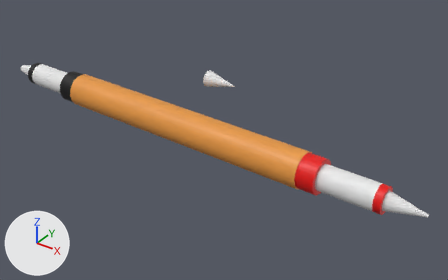
Before and after pictures for a commit that changed the Blender file pen.blend.
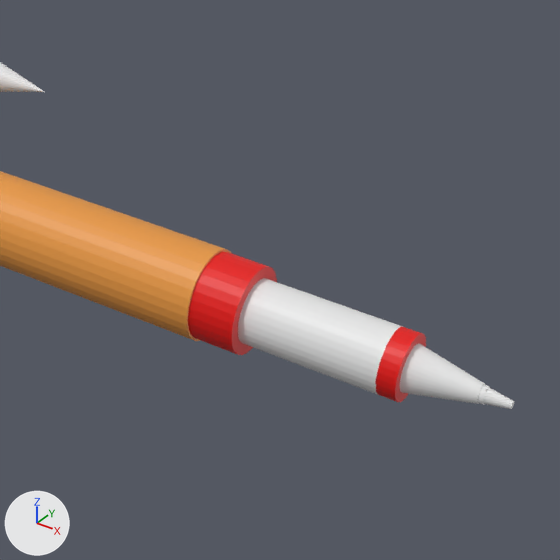
Each version appears first whole from a 50 mm camera at (0.1006, -0.1176, 0.0845) aimed at (0.0094, 0.008, -0.0052), and next in a close-up on the part from 48% to 100% of the width and 17% to 100% of the height. Lighting does not change. The marker at lower left points along +X, +Y and +Z.

The first close-up shows '2nd red ring', 'Cone.001', 'Red Ring', 'Red Spotted', 'Wood cylinder', 'red cone'.
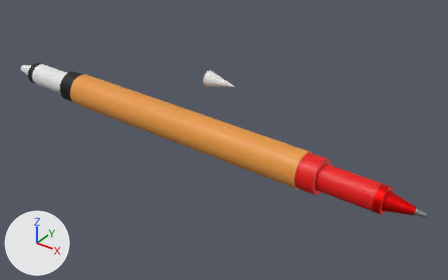
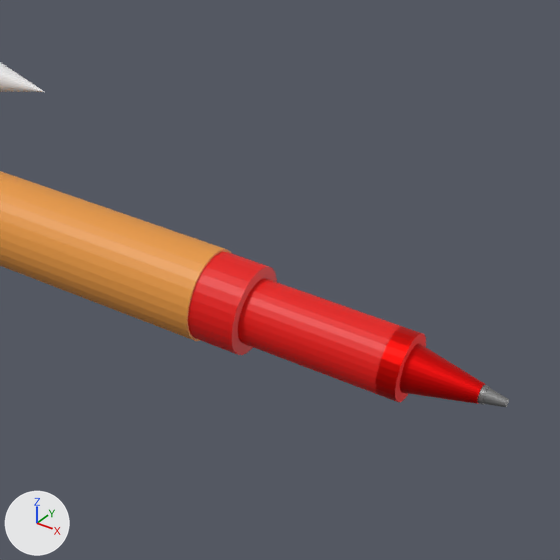
Boxes [x1, y1, x2, y2] around the edits, measured in the close-ups (560 x 560 px):
'Red Spotted', recoloured (white to red)
    both: [238, 278, 403, 394]
'red cone', recoloured (white to red)
    both: [400, 343, 486, 404]
'2nd red ring', surface changed
    both: [375, 327, 426, 402]
'Cone.001', recoloured, moved, rescaled (white to grey, 16% narrower, 9% shorter)
    before: [483, 388, 514, 409]
    after: [483, 388, 509, 407]

Patch to the scene script:
```diff
--- a/pen.blend.py
+++ b/pen.blend.py
@@ mat_material_004 @@
 mat_material_004.base_color = (0.8, 0.00158, 0.0)  # red #e70500
+mat_material_004.metallic = 0.858
@@ mat_material_009 @@
+mat_material_009 = principled_material('Material.009')
+mat_material_009.base_color = (0.281, 0.281, 0.281)  # grey #909090
+mat_material_009.metallic = 0.775
@@ mat_material_008 @@
+mat_material_008 = principled_material('Material.008')
+mat_material_008.base_color = (0.8, 0.0, 0.0)  # red #e70000
+mat_material_008.metallic = 0.833
@@ mat_material_007 @@
+mat_material_007 = principled_material('Material.007')
+mat_material_007.base_color = (0.8, 0.00216, 0.0)  # red #e70700
@@ me_cylinder_003 @@
 me_cylinder_003.from_pydata(...)  # 64 vertices, 34 faces; spans x -0.005..0.005, y -0.005..0.005, z -0.0025..0.0025
+me_cylinder_003.materials.append(mat_material_007)  # red #e70700
@@ me_cone_001 @@
 me_cone_001.from_pydata(...)  # 64 vertices, 34 faces; spans x -0.0025..0.0025, y -0.0025..0.0025, z -0.0035..0.0035
+me_cone_001.materials.append(mat_material_008)  # red #e70000
@@ me_cone_003 @@
 me_cone_003.from_pydata(...)  # 64 vertices, 34 faces; spans x -0.0008..0.0008, y -0.0008..0.0008, z -0.00125..0.00125
+me_cone_003.materials.append(mat_material_009)  # grey #909090
@@ ob_cone_001 @@
 ob_cone_001 = bpy.data.objects.new('Cone.001', me_cone_003)
-ob_cone_001.location = (0.0706, 0.0, 0.0)
+ob_cone_001.location = (0.0703, 0.0, 0.0)
 ob_cone_001.rotation_euler = (0.0, 1.571, 0.0)  # degrees (0, 90, 0)
+ob_cone_001.scale = (1.0, 1.0, 0.8)
```
